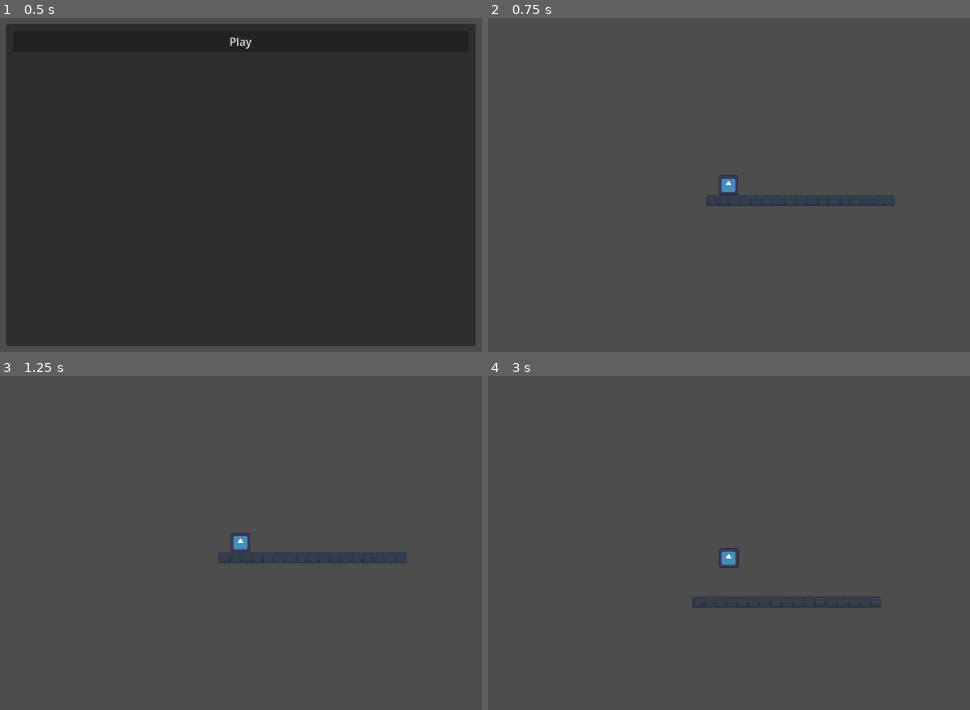
Above: before the commit, frames 1-4 (two rows, left to right).
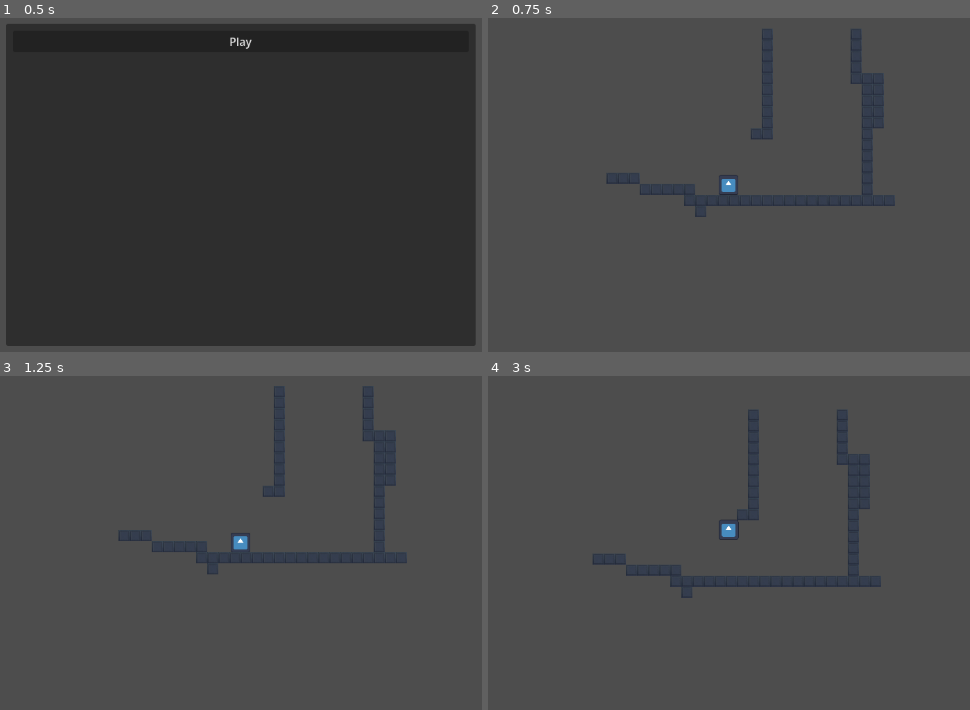
Above: after the commit, the same moments.

Repository: Husky0908/2DPlatformer
Game: Godot game, scene res://scenes/main_menu.tscn
Two runs of this game, one before a commit and one after it. Both use one fixed random seed, a clock stepped at 60 frames per second and the inputs below. The engine's default icon, where the game draws it, is replaced by a stand-in: a white triangle on a blue panel in a dark square.
Inputs:
- Up to frame 1 (0.5 s): no input
- Up to frame 2 (0.75 s): click "Play" at 0.5 s
- Up to frame 3 (1.25 s): no input
- Up to frame 4 (3 s): tap Enter (ui_accept) at 1.25, 1.52, 1.82, 2.27, 2.57 s; tap A (a) at 1.35 s; tap D (d) at 1.55, 2.1 s; tap W (w) at 2.3 s; hold W (w) from 2.78 s (still down)

Frame 1 is identical in both runs. In frame 2, 2.1% of the frame differs, in the area x 24-83%, y 3-60%; in frame 3, 2.0%; in frame 4, 4.0%, in the area x 21-82%, y 10-70%.

Commit message:
wall jump kezdetleges verziója elkészült

Diff:
--- a/project.godot
+++ b/project.godot
@@ -11,7 +11,7 @@
 [application]
 
 config/name="2DPlatformer"
-run/main_scene="uid://dd5wtiwnawknc"
+run/main_scene="res://scenes/main_menu.tscn"
 config/features=PackedStringArray("4.6", "Mobile")
 config/icon="res://icon.svg"
 
--- a/scenes/game.tscn
+++ b/scenes/game.tscn
@@ -72,4 +72,4 @@
 [node name="TileMap" type="TileMap" parent="." unique_id=919987060]
 tile_set = SubResource("TileSet_lbhrr")
 format = 2
-layer_0/tile_data = PackedInt32Array(131070, 0, 0, 131071, 0 …(158 unchanged characters)… 0, 65548, 0, 0, 65549, 0, 0, 65550, 0, 0)
+layer_0/tile_data = PackedInt32Array(131070, 0, 0, 131071, 0 …(158 unchanged characters)… 0, 65548, 0, 0, 65549, 0, 0, 65550, 0, 0, -196596, 0, 0, -131060, 0, 0, -65524, 0, 0, 12, 0, 0, -262132, 0, 0, -327668, 0, 0, -393204, 0, 0, -393203, 0, 0, -458739, 0, 0, -524275, 0, 0, -589811, 0, 0, -655347, 0, 0, -458740, 0, 0, -524276, 0, 0, -589812, 0, 0, -655348, 0, 0, -655349, 0, 0, -720885, 0, 0, -786421, 0, 0, -851957, 0, 0, -917493, 0, 0, 196605, 0, 0, 131069, 0, 0, 131068, 0, 0, 65532, 0, 0, 65531, 0, 0, 65530, 0, 0, 65529, 0, 0, 65528, 0, 0, -9, 0, 0, -10, 0, 0, -11, 0, 0, -917501, 0, 0, -851965, 0, 0, -786429, 0, 0, -720893, 0, 0, -655357, 0, 0, -589821, 0, 0, -524285, 0, 0, -458749, 0, 0, -393213, 0, 0, -327677, 0, 0, -327678, 0, 0)
--- a/scenes/player.tscn
+++ b/scenes/player.tscn
@@ -4,15 +4,34 @@
 [ext_resource type="Texture2D" uid="uid://c7b1c27shjh74" path="res://icon.svg" id="2_qhqgy"]
 
 [sub_resource type="RectangleShape2D" id="RectangleShape2D_dqkch"]
-size = Vector2(126, 129)
+size = Vector2(124.44446, 121.77778)
+
+[sub_resource type="RectangleShape2D" id="RectangleShape2D_g2els"]
+size = Vector2(20, 113.611115)
 
 [node name="Player" type="CharacterBody2D" unique_id=1165869470]
 scale = Vector2(0.225, 0.225)
 script = ExtResource("1_g2els")
 
 [node name="CollisionShape2D" type="CollisionShape2D" parent="." unique_id=1722512802]
-position = Vector2(-2, -0.5)
+position = Vector2(1.9868216e-06, 3.1111107)
 shape = SubResource("RectangleShape2D_dqkch")
 
 [node name="Sprite2D" type="Sprite2D" parent="." unique_id=1512100408]
 texture = ExtResource("2_qhqgy")
+
+[node name="jobb" type="Area2D" parent="." unique_id=333038593]
+position = Vector2(62.222225, 0)
+
+[node name="CollisionShape2D" type="CollisionShape2D" parent="jobb" unique_id=1780273840]
+shape = SubResource("RectangleShape2D_g2els")
+
+[node name="bal" type="Area2D" parent="." unique_id=887207573]
+position = Vector2(-62.222, 0)
+
+[node name="CollisionShape2D" type="CollisionShape2D" parent="bal" unique_id=466458215]
+position = Vector2(0, -3.4722214)
+shape = SubResource("RectangleShape2D_g2els")
+
+[connection signal="body_entered" from="jobb" to="." method="_on_jobb_body_entered"]
+[connection signal="body_entered" from="bal" to="." method="_on_bal_body_entered"]
--- a/scripts/player.gd
+++ b/scripts/player.gd
@@ -3,23 +3,51 @@
 
 const SPEED = 300.0
 const JUMP_VELOCITY = -400.0
-
+var jump_delay = 0
 
 func _physics_process(delta: float) -> void:
 	# Add the gravity.
 	if not is_on_floor():
 		velocity += get_gravity() * delta
 
+	var direction := Input.get_axis("a", "d")
+
+	if is_on_floor():
+		if direction:
+			velocity.x = move_toward(velocity.x, direction * SPEED, SPEED)
+		else:
+			velocity.x = move_toward(velocity.x, 0, SPEED)
+	else:
+		if direction:
+			velocity.x = move_toward(velocity.x, direction * SPEED, SPEED/25)
+		else:
+			velocity.x = move_toward(velocity.x, 0, SPEED/25)
+
 	# Handle jump.
-	if (Input.is_action_pressed("ui_accept") or Input.is_action_pressed("w")) and is_on_floor():
-		velocity.y = JUMP_VELOCITY
+	if Input.is_action_pressed("ui_accept") or Input.is_action_pressed("w"):
+		if is_on_floor() and jump_delay >10:
+			velocity.y = JUMP_VELOCITY
+
+
 
 	# Get the input direction and handle the movement/deceleration.
 	# As good practice, you should replace UI actions with custom gameplay actions.
-	var direction := Input.get_axis("a", "d")
-	if direction:
-		velocity.x = direction * SPEED
-	else:
-		velocity.x = move_toward(velocity.x, 0, SPEED)
+
 
 	move_and_slide()
+	jump_delay+=1
+
+
+func _on_bal_body_entered(body: Node2D) -> void:
+	if body is TileMap: # Replace with function body.
+		if not is_on_floor():
+			if Input.is_action_pressed("w") or Input.is_action_pressed("ui_accept"):
+				velocity.y = JUMP_VELOCITY
+				velocity.x = 400.0
+
+func _on_jobb_body_entered(body: Node2D) -> void:
+	if body is TileMap: # Replace with function body.
+		if not is_on_floor():
+			if Input.is_action_pressed("w") or Input.is_action_pressed("ui_accept"):
+				velocity.y = JUMP_VELOCITY
+				velocity.x = -400.0 # Replace with function body.
